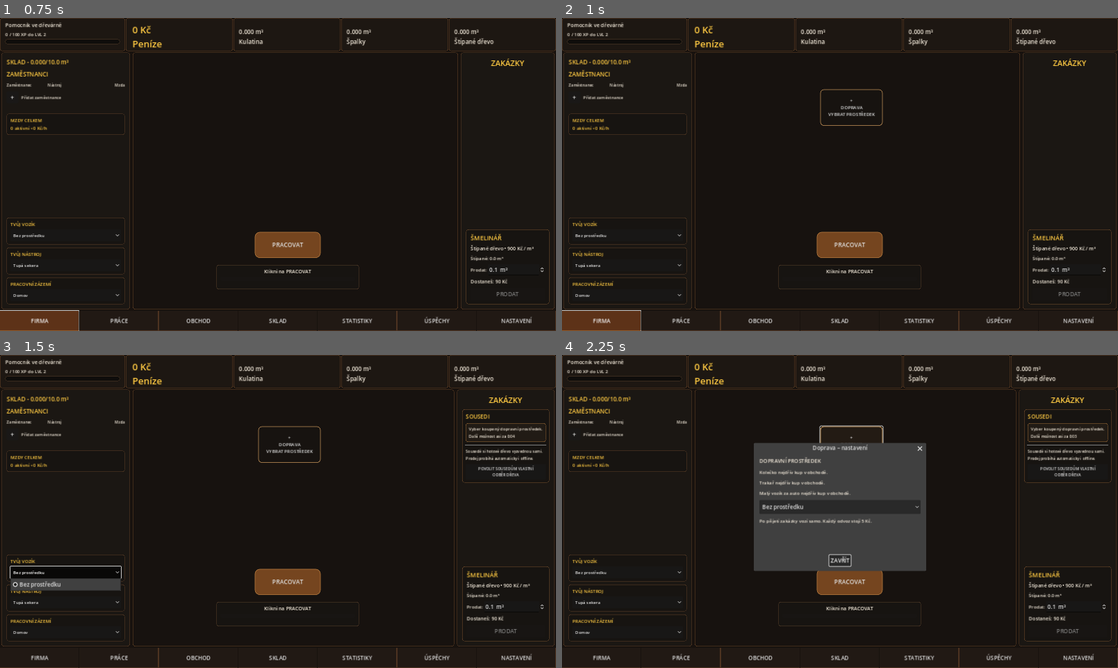
Above: before the commit, frames 1-4 (two rows, left to right).
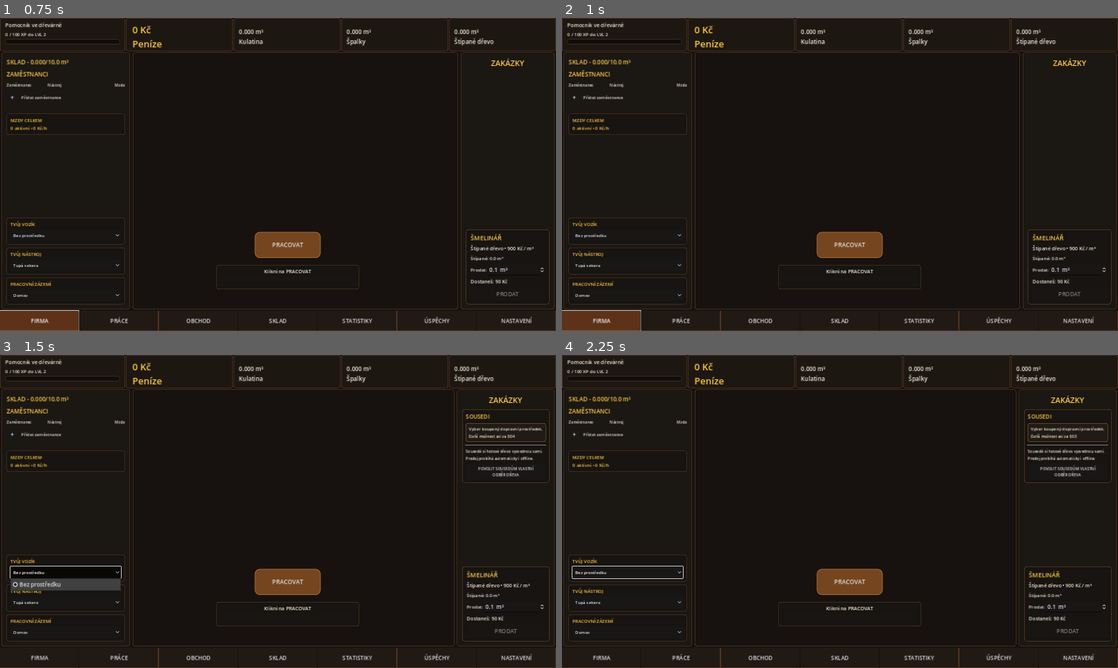
Above: after the commit, the same moments.

Repository: welewan-code/Lumberjack-John
Game: Godot game, scene res://Main.tscn
Two runs of this game, one before a commit and one after it. Both use one fixed random seed, a clock stepped at 60 frames per second and the inputs below.
Inputs (mouse positions are in pixels of both pictures, inside the frame that each line leads up to):
- Up to frame 1 (0.75 s): click "FIRMA" at 0.5 s
- Up to frame 2 (1 s): no input
- Up to frame 3 (1.5 s): click "Bez prostředku" at 1.25 s
- Up to frame 4 (2.25 s): click (851, 445) at 2 s, where only the run before the commit has a clickable "+ DOPRAVA VYBRAT PROSTŘEDEK"

Frame 1 is identical in both runs. In frame 2, 0.2% of the frame differs, in the area x 46-58%, y 22-35%; in frame 3, 0.2%; in frame 4, 13%, in the area x 1-66%, y 22-72%.

Commit message:
Connect trailer transport to customer orders

Diff:
--- a/transport_ui.gd
+++ b/transport_ui.gd
@@ -6,11 +6,17 @@
 const SMALL_TRAILER_AMOUNT_M3: float = 0.5
 const TRANSPORT_WAGE: float = 5.0
 const TRANSPORT_TIME: float = 5.0
+const SMALL_TRAILER_COST_PER_KM: float = 2.0
+const CUSTOMER_ORDER_SECONDS_PER_KM: float = 10.0
 const UI_REFRESH_INTERVAL: float = 0.25
 
 var transport_running: bool = false
 var transport_elapsed: float = 0.0
 var transport_running_tool: String = ""
+var transport_running_kind: String = ""
+var transport_duration: float = TRANSPORT_TIME
+var transport_delivery_amount: float = 0.0
+var transport_trip_cost: float = 0.0
 var transport_button: Button = null
 var ui_refresh_elapsed: float = 0.0
 var saved_transport_tool: String = ""
@@ -31,8 +37,9 @@
 		return
 	ui_refresh_elapsed = 0.0
 
+	# Výběr dopravy je nově v levém firemním menu, starý prostřední slot nepoužíváme.
 	if str(main.get("current_tab")) == "FIRMA":
-		_ensure_transport_slot(main)
+		_remove_slot(main)
 	if not transport_running:
 		_try_auto_start(main)
 
@@ -53,180 +60,95 @@
 	state["transport_tool"] = saved_transport_tool
 	main.set("state", state)
 
-func _ensure_transport_slot(main: Node) -> void:
-	var scene: Control = _company_scene(main)
-	if scene == null:
-		return
-	var existing: Node = scene.get_node_or_null("TransportSlot")
-	if existing != null:
-		if existing is Button:
-			transport_button = existing as Button
-			_refresh_transport_button(main)
-		return
-
-	var button: Button = Button.new()
-	button.name = "TransportSlot"
-	button.position = Vector2(360, 105)
-	button.size = Vector2(180, 105)
-	button.z_index = 8
-	button.add_theme_font_size_override("font_size", 13)
-	button.add_theme_stylebox_override("normal", _style(main, "#171411cc", "#9b7447", 10, 2))
-	button.add_theme_stylebox_override("hover", _style(main, "#241c15e8", "#d09b57", 10, 2))
-	button.pressed.connect(_show_transport_panel)
-	scene.add_child(button)
-	transport_button = button
-	_refresh_transport_button(main)
-
-func _refresh_transport_button(main: Node) -> void:
-	if not is_instance_valid(transport_button) or transport_running:
-		return
+func _try_auto_start(main: Node) -> void:
+	# Přijatá velká zákaznická objednávka má přednost před starými malými zakázkami.
+	if main.has_method("has_active_customer_order") and bool(main.call("has_active_customer_order")):
+		_try_start_customer_order(main)
+		return
+	_try_start_legacy_contract(main)
+
+func _try_start_customer_order(main: Node) -> void:
+	var tool: String = get_selected_transport_tool(main)
+	if tool != "small_trailer" or _owned_transport(tool) <= 0:
+		return
+	if not main.has_method("get_customer_order_delivery_amount") or not main.has_method("get_customer_order_distance_km"):
+		return
+	var capacity: float = SMALL_TRAILER_AMOUNT_M3
+	var delivery_amount: float = float(main.call("get_customer_order_delivery_amount", capacity))
+	if delivery_amount <= 0.0:
+		return
+	var state: Dictionary = _state(main)
+	if float(state.get("split_m3", 0.0)) + 0.0001 < delivery_amount:
+		return
+	var distance_km: float = maxf(0.0, float(main.call("get_customer_order_distance_km")))
+	var trip_cost: float = distance_km * SMALL_TRAILER_COST_PER_KM
+	if float(state.get("money", 0.0)) + 0.0001 < trip_cost:
+		return
+	transport_running = true
+	transport_running_kind = "customer"
+	transport_running_tool = tool
+	transport_delivery_amount = delivery_amount
+	transport_trip_cost = trip_cost
+	transport_duration = maxf(0.1, distance_km * CUSTOMER_ORDER_SECONDS_PER_KM)
+	transport_elapsed = 0.0
+
+func _try_start_legacy_contract(main: Node) -> void:
 	var state: Dictionary = _state(main)
 	var tool: String = get_selected_transport_tool(main)
 	var capacity: float = _transport_capacity(tool)
-	if capacity > 0.0 and _owned_transport(tool) > 0:
-		var tool_name: String = _transport_name(tool)
-		var has_contract: bool = _contract_bool("has_active_contract")
-		if has_contract:
-			var delivery_amount: float = _contract_delivery_amount(capacity)
-			if delivery_amount <= 0.0:
-				transport_button.text = "%s\nČEKÁ NA ZAKÁZKU\n%.1f m³ • 5 s" % [tool_name, capacity]
-			elif float(state.get("split_m3", 0.0)) + 0.0001 < delivery_amount:
-				transport_button.text = "%s\nČEKÁ NA DŘEVO\n%.1f m³ / odvoz" % [tool_name, capacity]
-			elif float(state.get("money", 0.0)) < TRANSPORT_WAGE:
-				transport_button.text = "%s\nČEKÁ NA 5 Kč\nZA ODVOZ" % tool_name
-			else:
-				transport_button.text = "%s\nAUTOMATICKÝ ODVOZ\n%.1f m³ • 5 s" % [tool_name, capacity]
-		else:
-			transport_button.text = "%s\nČEKÁ NA ZAKÁZKU\n%.1f m³ • 5 s" % [tool_name, capacity]
-		if transport_button.icon == null:
-			var asset_path: String = _transport_asset(tool)
-			var texture: Texture2D = _load_transport_texture(asset_path)
-			if texture != null:
-				transport_button.icon = texture
-				transport_button.expand_icon = true
+	if capacity <= 0.0 or _owned_transport(tool) <= 0:
+		return
+	var delivery_amount: float = _contract_delivery_amount(capacity)
+	if delivery_amount <= 0.0:
+		return
+	if float(state.get("split_m3", 0.0)) + 0.0001 < delivery_amount:
+		return
+	if float(state.get("money", 0.0)) < TRANSPORT_WAGE:
+		return
+	transport_running = true
+	transport_running_kind = "legacy"
+	transport_running_tool = tool
+	transport_delivery_amount = delivery_amount
+	transport_trip_cost = TRANSPORT_WAGE
+	transport_duration = TRANSPORT_TIME
+	transport_elapsed = 0.0
+
+func _process_transport(main: Node, delta: float) -> void:
+	if not transport_running:
+		return
+	transport_elapsed += delta
+	if transport_elapsed < transport_duration:
+		return
+
+	var kind: String = transport_running_kind
+	var delivery_amount: float = transport_delivery_amount
+	var trip_cost: float = transport_trip_cost
+	transport_running = false
+	transport_elapsed = 0.0
+	transport_running_kind = ""
+	transport_running_tool = ""
+	transport_delivery_amount = 0.0
+	transport_trip_cost = 0.0
+	transport_duration = TRANSPORT_TIME
+
+	var state: Dictionary = _state(main)
+	if delivery_amount <= 0.0 or float(state.get("split_m3", 0.0)) + 0.0001 < delivery_amount:
+		return
+
+	state["split_m3"] = maxf(0.0, float(state.get("split_m3", 0.0)) - delivery_amount)
+	state["money"] = float(state.get("money", 0.0)) - trip_cost
+	main.set("state", state)
+
+	if kind == "customer":
+		if main.has_method("register_customer_order_delivery"):
+			main.call("register_customer_order_delivery", delivery_amount)
 	else:
-		transport_button.icon = null
-		transport_button.text = "+\nDOPRAVA\nVYBRAT PROSTŘEDEK"
-
-func _load_transport_texture(asset_path: String) -> Texture2D:
-	if asset_path == "res://assets/tools/small_trailer.png":
-		var image: Image = Image.load_from_file(asset_path)
-		if image != null and not image.is_empty():
-			return ImageTexture.create_from_image(image)
-	if asset_path != "" and ResourceLoader.exists(asset_path):
-		var resource: Resource = ResourceLoader.load(asset_path)
-		if resource is Texture2D:
-			return resource as Texture2D
-	return null
-
-func _show_transport_panel() -> void:
-	var main: Node = get_tree().current_scene
-	if main == null:
-		return
-	var dialog: AcceptDialog = AcceptDialog.new()
-	dialog.title = "Doprava – nastavení"
-	dialog.ok_button_text = "ZAVŘÍT"
-	var box: VBoxContainer = VBoxContainer.new()
-	box.custom_minimum_size = Vector2(400, 250)
-	box.add_theme_constant_override("separation", 10)
-	dialog.add_child(box)
-	box.add_child(_label(main, "DOPRAVNÍ PROSTŘEDEK", 15))
-
-	var tools: OptionButton = OptionButton.new()
-	tools.custom_minimum_size.y = 40
-	tools.add_item("Bez prostředku")
-	tools.set_item_metadata(tools.item_count - 1, "")
-	if _owned_transport("wheelbarrow") > 0:
-		tools.add_item("Kolečko – 0,1 m³ / 5 s")
-		tools.set_item_metadata(tools.item_count - 1, "wheelbarrow")
-	else:
-		box.add_child(_label(main, "Kolečko nejdřív kup v obchodě.", 13))
-	if _owned_transport("handcart") > 0:
-		tools.add_item("Trakař – 0,2 m³ / 5 s")
-		tools.set_item_metadata(tools.item_count - 1, "handcart")
-	else:
-		box.add_child(_label(main, "Trakař nejdřív kup v obchodě.", 13))
-	if _owned_transport("small_trailer") > 0:
-		tools.add_item("Malý vozík za auto – 0,5 m³ / 5 s")
-		tools.set_item_metadata(tools.item_count - 1, "small_trailer")
-	else:
-		box.add_child(_label(main, "Malý vozík za auto nejdřív kup v obchodě.", 13))
-	_select_tool(tools, get_selected_transport_tool(main))
-	tools.item_selected.connect(_on_transport_selected.bind(tools, dialog))
-	box.add_child(tools)
-	box.add_child(_label(main, "Po přijetí zakázky vozí samo. Každý odvoz stojí 5 Kč.", 13))
-	main.add_child(dialog)
-	dialog.popup_centered(Vector2i(480, 330))
-
-func _on_transport_selected(index: int, tools: OptionButton, dialog: AcceptDialog) -> void:
-	var main: Node = get_tree().current_scene
-	if main == null:
-		return
-	var state: Dictionary = _state(main)
-	saved_transport_tool = str(tools.get_item_metadata(index))
-	state["transport_tool"] = saved_transport_tool
-	main.set("state", state)
-	_save_transport_state()
+		_register_delivery(main, delivery_amount)
+
+	if main.has_method("update_hud"):
+		main.call("update_hud")
 	if main.has_method("save_game"):
 		main.call("save_game")
-	if is_instance_valid(dialog):
-		dialog.queue_free()
-	_remove_slot(main)
-
-func _try_auto_start(main: Node) -> void:
-	var state: Dictionary = _state(main)
-	var tool: String = get_selected_transport_tool(main)
-	var capacity: float = _transport_capacity(tool)
-	if capacity <= 0.0:
-		return
-	if _owned_transport(tool) <= 0:
-		return
-	var delivery_amount: float = _contract_delivery_amount(capacity)
-	if delivery_amount <= 0.0:
-		return
-	if float(state.get("split_m3", 0.0)) + 0.0001 < delivery_amount:
-		return
-	if float(state.get("money", 0.0)) < TRANSPORT_WAGE:
-		return
-	transport_running = true
-	transport_running_tool = tool
-	transport_elapsed = 0.0
-	if is_instance_valid(transport_button):
-		transport_button.disabled = true
-
-func _process_transport(main: Node, delta: float) -> void:
-	if not transport_running:
-		return
-	transport_elapsed += delta
-	if is_instance_valid(transport_button):
-		transport_button.text = "ODVÁŽÍM NA ZAKÁZKU...\n%.1f s" % maxf(0.0, TRANSPORT_TIME - transport_elapsed)
-	if transport_elapsed < TRANSPORT_TIME:
-		return
-
-	transport_running = false
-	transport_elapsed = 0.0
-	var tool: String = transport_running_tool
-	transport_running_tool = ""
-	var capacity: float = _transport_capacity(tool)
-	var delivery_amount: float = _contract_delivery_amount(capacity)
-	var state: Dictionary = _state(main)
-	if delivery_amount > 0.0 and float(state.get("split_m3", 0.0)) + 0.0001 >= delivery_amount and float(state.get("money", 0.0)) >= TRANSPORT_WAGE:
-		state["split_m3"] = maxf(0.0, float(state.get("split_m3", 0.0)) - delivery_amount)
-		state["money"] = float(state.get("money", 0.0)) - TRANSPORT_WAGE
-		main.set("state", state)
-		var result: Dictionary = _register_delivery(main, delivery_amount)
-		if main.has_method("update_hud"):
-			main.call("update_hud")
-		if main.has_method("save_game"):
-			main.call("save_game")
-		if bool(result.get("completed", false)):
-			_set_button_message("ZAKÁZKA HOTOVÁ\n+%.0f Kč" % float(result.get("payout", 0.0)))
-		else:
-			_set_button_message("ODVEZENO %.1f m³\nPOKRAČUJU AUTOMATICKY" % delivery_amount)
-	else:
-		_set_button_message("ODVOZ ČEKÁ")
-	if is_instance_valid(transport_button):
-		transport_button.disabled = false
 
 func _contract_bool(method_name: String, args: Array = []) -> bool:
 	var contracts: Node = get_node_or_null("/root/ContractManager")
@@ -280,19 +202,6 @@
 		return "MALÝ VOZÍK"
 	return "DOPRAVA"
 
-func _transport_asset(tool_id: String) -> String:
-	if tool_id == "wheelbarrow":
-		return "res://assets/tools/wheelbarrow.png"
-	if tool_id == "handcart":
-		return "res://assets/tools/trakar.png"
-	if tool_id == "small_trailer":
-		return "res://assets/tools/small_trailer.png"
-	return ""
-
-func _set_button_message(value: String) -> void:
-	if is_instance_valid(transport_button):
-		transport_button.text = value
-
 func _remove_slot(main: Node) -> void:
 	var scene: Control = _company_scene(main)
 	if scene == null:
@@ -319,13 +228,6 @@
 	if scene is Control:
 		return scene as Control
 	return null
-
-func _select_tool(tools: OptionButton, tool_id: String) -> void:
-	for index: int in range(tools.item_count):
-		if str(tools.get_item_metadata(index)) == tool_id:
-			tools.select(index)
-			return
-	tools.select(0)
 
 func _owned_transport(item_id: String) -> int:
 	var shop: Node = get_node_or_null("/root/ShopUI")
@@ -356,17 +258,3 @@
 	var parsed: Variant = JSON.parse_string(file.get_as_text())
 	if parsed is Dictionary:
 		saved_transport_tool = str((parsed as Dictionary).get("transport_tool", ""))
-
-func _label(main: Node, text_value: String, size: int) -> Label:
-	var value: Variant = main.call("make_label", text_value, size)
-	if value is Label:
-		return value as Label
-	var label: Label = Label.new()
-	label.text = text_value
-	return label
-
-func _style(main: Node, bg: String, border: String, radius: int, width: int) -> StyleBoxFlat:
-	var value: Variant = main.call("panel_style", bg, border, radius, width)
-	if value is StyleBoxFlat:
-		return value as StyleBoxFlat
-	return StyleBoxFlat.new()
